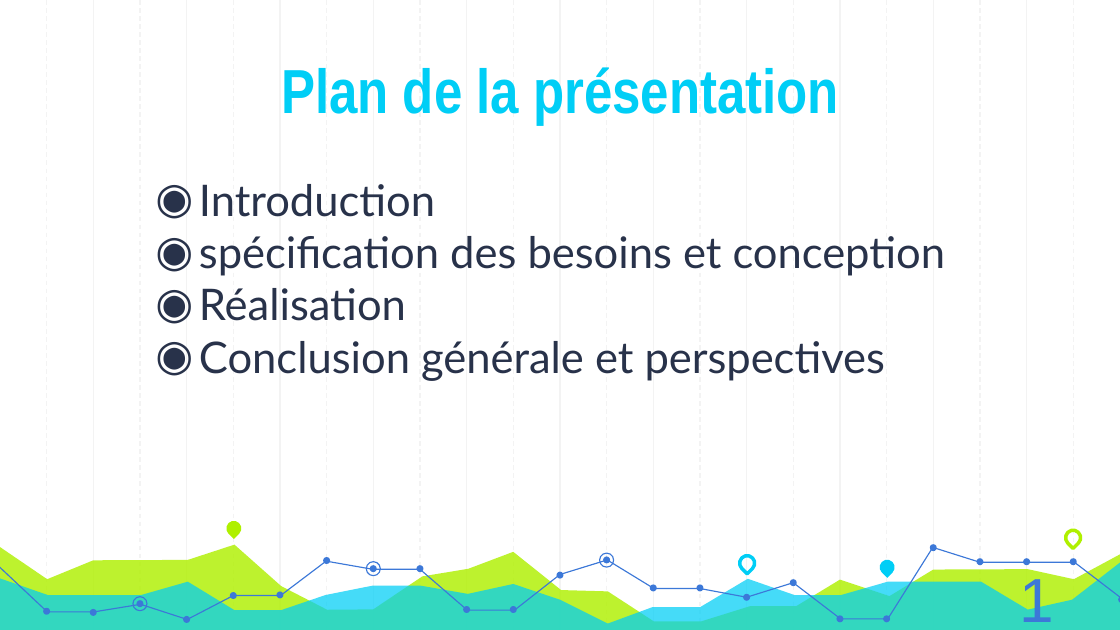
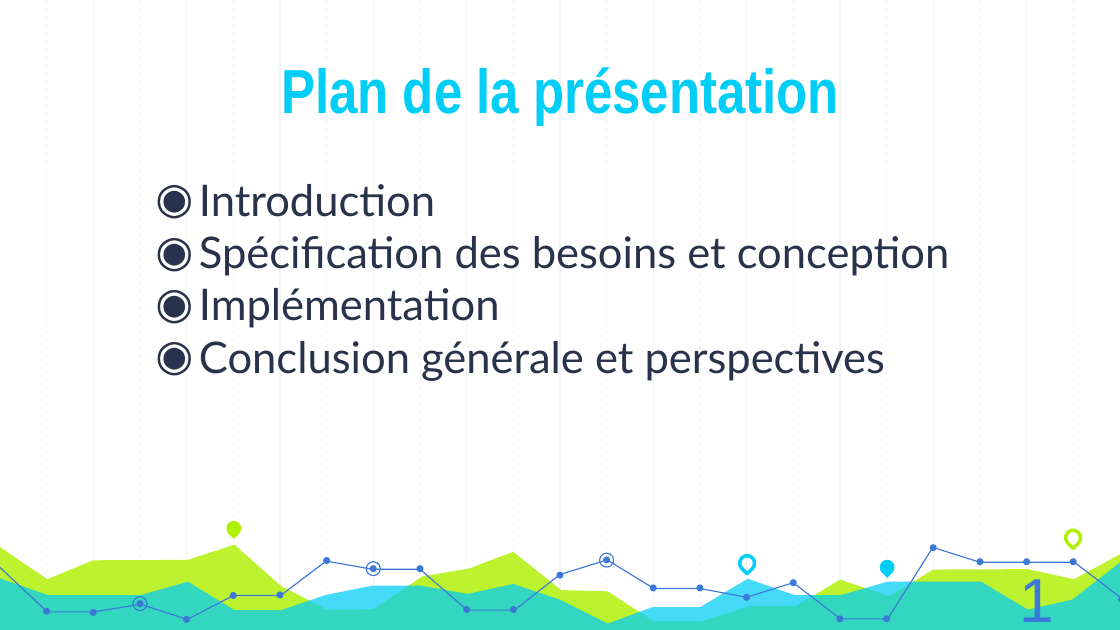
Before and after one commit to AzeddineZadir/docpfc, a slide deck: slide 2 of présentation licence 3.pptx. Drawn at 1120x630 pixels with LibreOffice and Linux fonts; fonts in the diff are those of the drawing. Boxes give left, top, right and bottom in pixels: in the first picture for what was removed or moved away, otherwise in the second. Text is boxed around its words. In the diff, an @@ line names an element or a change of style, - is before the commit and + after.

```diff
--- a/présentation licence 3.pptx
+++ b/présentation licence 3.pptx
@@ text at box(199, 236, 950, 328): text changed @@
-◉ spécification des besoins et conception
-◉ Réalisation
+◉ Spécification des besoins et conception
+◉ Implémentation
```
Also in this commit, not shown: 15 other slides changed, 1 slide added, 3 slides removed, 1 other file.
